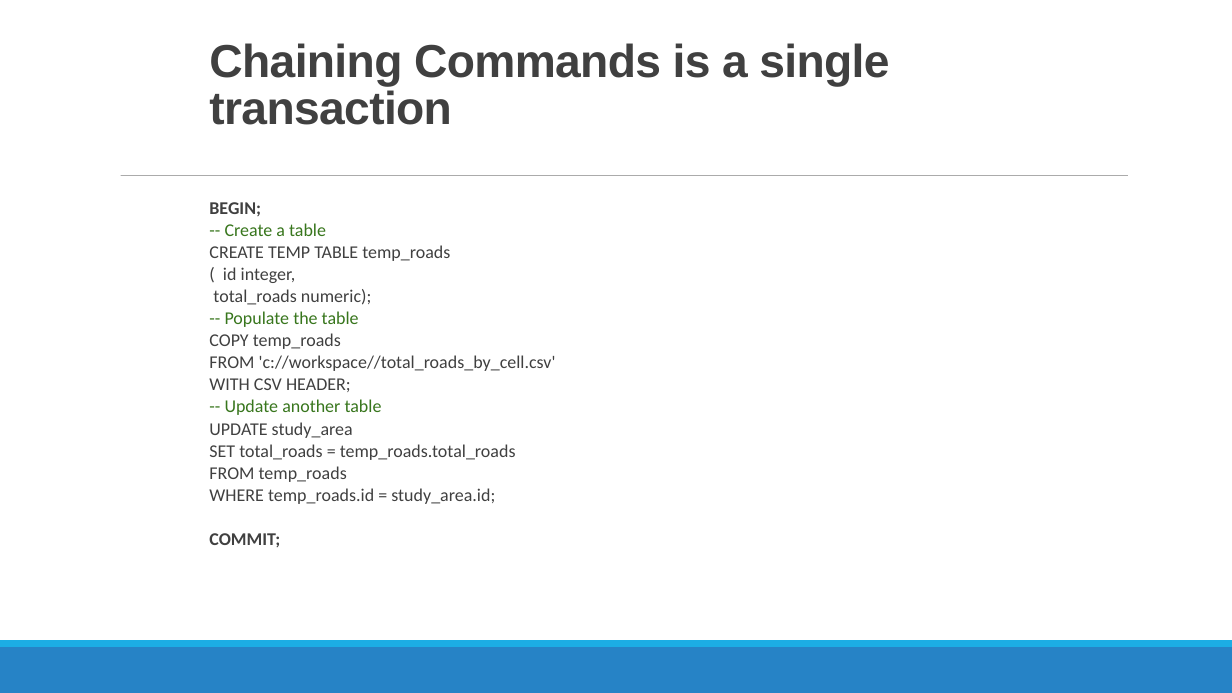
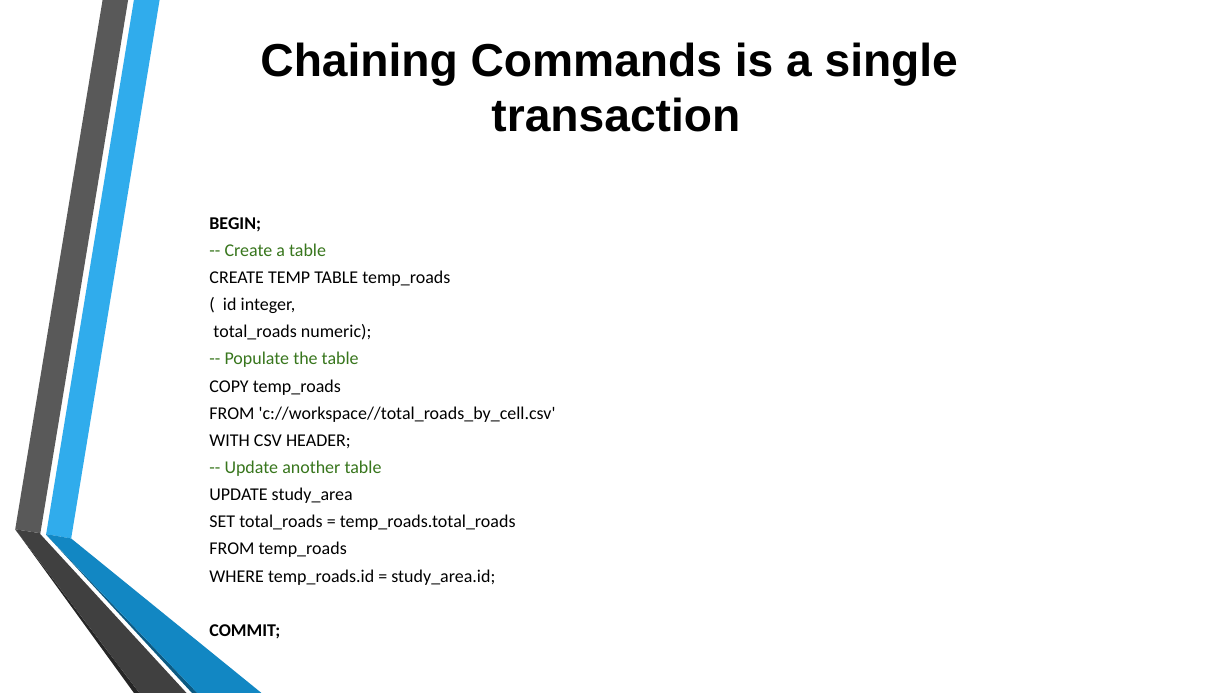
Before and after one commit to MGIS-UMN/GIS5577_week9, a slide deck: slide 8 of Database_Administration.odp. Drawn at 1232x693 pixels with LibreOffice and Linux fonts; fonts in the diff are those of the drawing; background and template pictures are left out. Boxes give left, top, right and bottom in pixels: in the first picture for what was removed or moved away, otherwise in the second. Text is boxed around its words. In the diff, an @@ line names an element or a change of style, - is before the commit and + after.

```diff
--- a/Database_Administration.odp
+++ b/Database_Administration.odp
@@ title "Chaining Commands is a single ..." at bbox=[260, 42, 958, 132]: text colour #404040 to #000000, letter spacing -0.5 to 0 pt; alignment left to centre; line spacing 0.85 to 1; vertical alignment bottom to middle @@
@@ line removed from (121, 176) to (1128, 176) @@
@@ text "BEGIN;" at bbox=[209, 217, 556, 638]: text colour #404040 to #000000 in "BEGIN;", "CREATE TEMP TABLE temp_roads", "( id integer,", "total_roads numeric);" and 8 more places; indent changed; more space between paragraphs; vertical alignment top to middle @@
@@ group added at bbox=[15, 0, 262, 693]: 6 freeform shapes @@
@@ freeform shape removed at bbox=[0, 647, 1232, 693] @@
@@ freeform shape removed at bbox=[0, 640, 1232, 647] @@
```
Also in this commit, not shown: 24 other slides changed, 1 other file.
